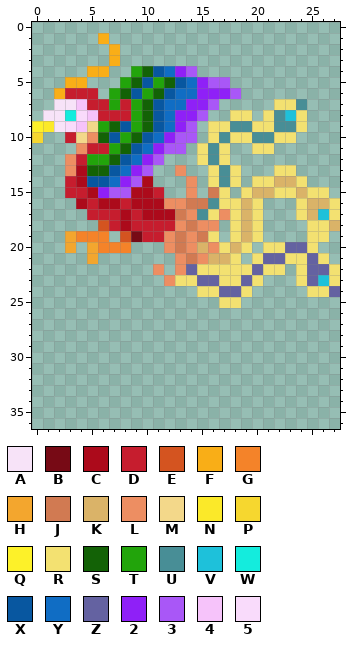
Pixel-art sprite -- GameResources/actors/t_feng_huang/walk_2.png. Above is the file before it was changed.
The file is 28x37 pixels.
Palette (. is transparent): A #f7e3f8  B #770a15  C #ac0a1b  D #c61d2e  E #d45420  F #f9ae17  G #f48329  H #f3a62e  J #d17a52  K #dab368  L #ed8e62  M #f3d88a  N #fbe929  P #f6d72f  Q #fdf129  R #f3e171  S #136206  T #22a40b  U #488e96  V #1ec1da  W #14ecdd  X #0857a0  Y #106dc4  Z #6462a1  2 #8f20f7  3 #a957f7  4 #f6c3fa  5 #f9dbfb
Pixels before, first column x 0:
 1 ......F.....................
 2 .......F....................
 3 .......F....................
 4 .....FF..TSXY23.............
 5 ...FF...TSXTSXY233..........
 6 ..FDDD.TSXTSXYY2223.........
 7 ..AA4DDTDTSXYY223.....RRU...
 8 .AAW54DDDTSXY223..RR.RUVR...
 9 QNA54MTSXTSXY23.RRUURRUUR...
10 P..DMLSXTSXY233.RURRUURR....
11 ....LDDTSXY233.RUR..RR......
12 ...LDTTSXY23...RUR..........
13 ...LCSSXY23..L..RUR...RR....
14 ...DCXXY23C...L.RUR.RRKKR...
15 ...DDC233CCD..L.JR.RKKRRKRR.
16 ....CDCCDCCCLLJJURRKR...RKKR
17 .....DDDCDCCCJLURLRKR...RKVR
18 ......EDCDDDDLJLL.RKR....RRK
19 ...HGGG.EBDDLJLJR.RKR....RR.
20 ...H.HGGG...LJLKLRKR.RRZZR..
21 .....H.......LJLKKR.RZZRRZR.
22 ...........L.LZRRRRRZRR.RZZR
23 ............LRRZZRRZR...RZVR
24 ...............RRZZR.....RRZ
25 .................RR.........
The same view after the edit:
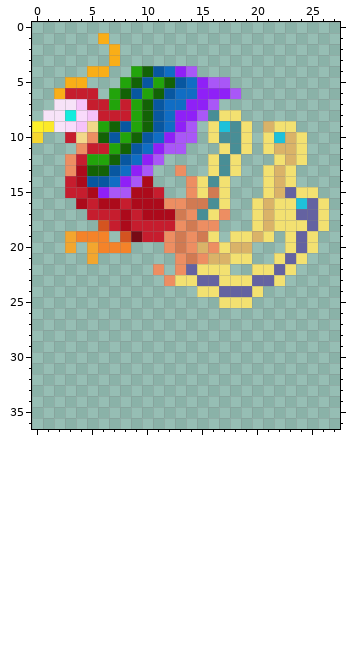
Difference:
Changed rows in their new state; - is an unchanged pixel.
first column x 15:
 7 -------...---
 8 -UR-.-....---
 9 --V-R.KRR.---
10 ---U-.RVKR---
11 ..-UR.-KKR---
12 .RUR---RKR---
13 ------RK-----
14 RUR.-.--R.---
15 R---..RKZR-.-
16 ---..-KRRVZR.
17 ---..-KRRZZR.
18 ---..-KRRRZ-.
19 ----RKR-RZ-.-
20 ----K-..R----
21 ----R..RZ-..-
22 ---..R-ZR....
23 ----RZZR-....
24 ----ZR----...
25 ----R--------
Boxes around the changes in both pictures, in picture pixels (x1, y1, x2, y2):
changed: (197, 99, 340, 308)
